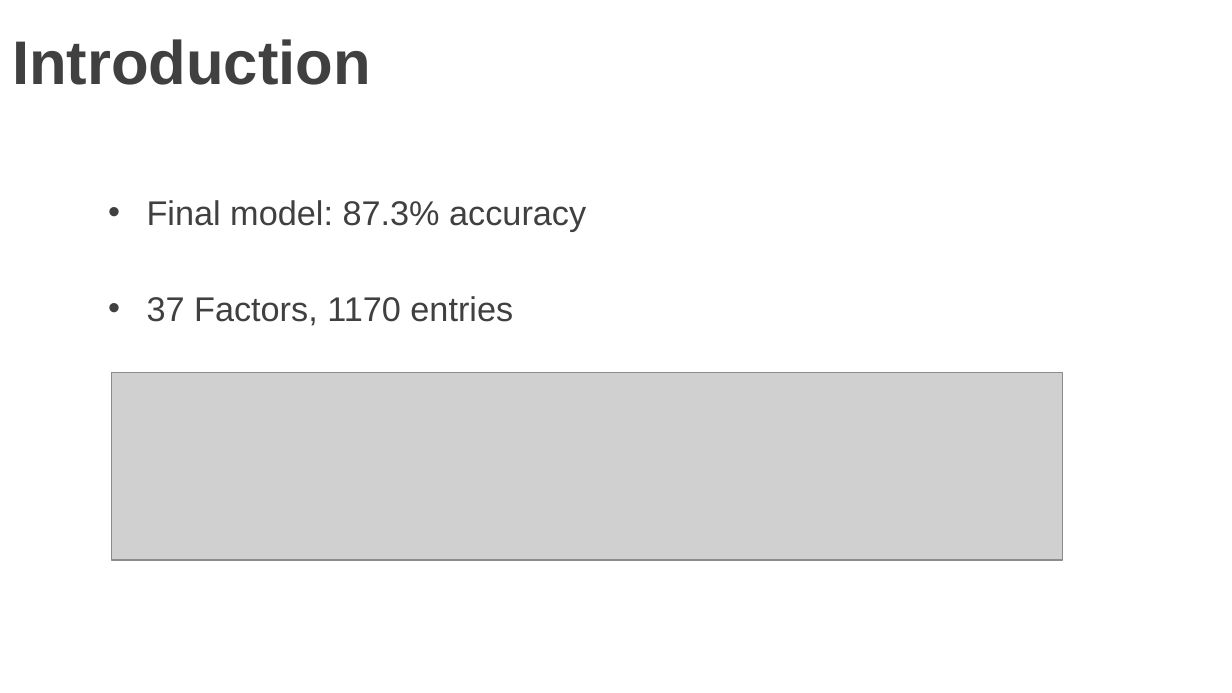
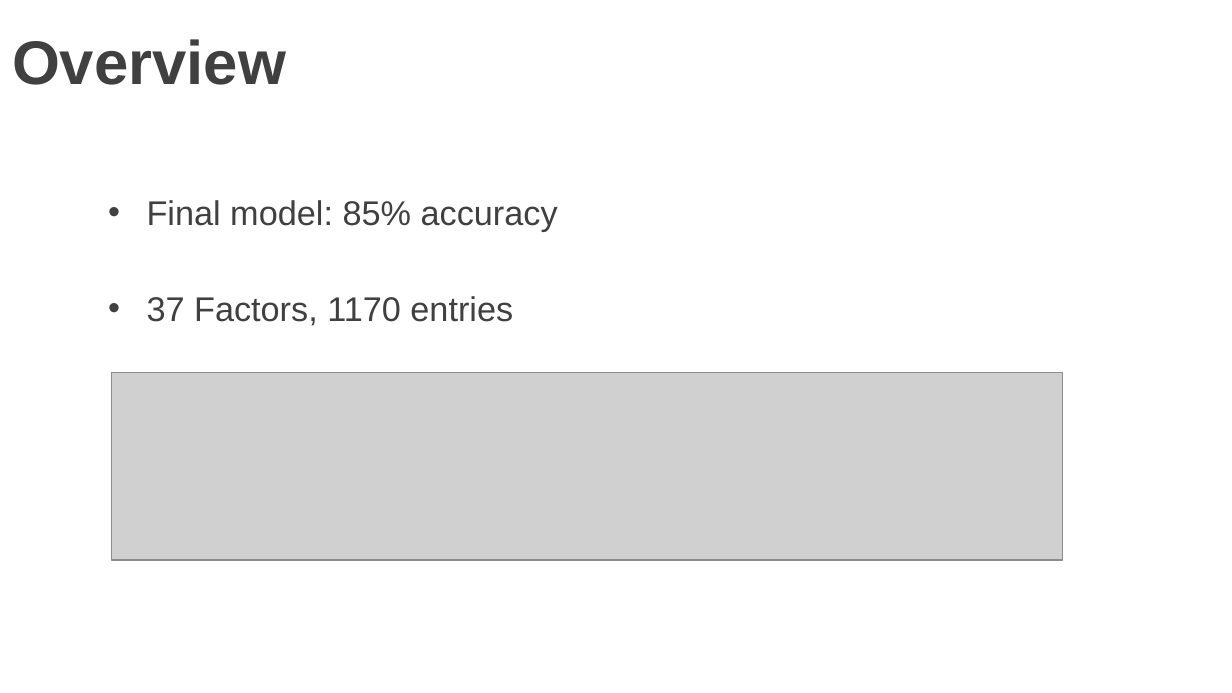
Before and after one commit to SamOnalaja/MSDS6306-404_CS2, a slide deck: slide 2 of pres/6306_CaseStudy2_Pres1.pptx. Drawn at 1232x693 pixels with LibreOffice and Linux fonts; fonts in the diff are those of the drawing; grey boxes stand for pictures; background and template pictures are left out. Boxes give left, top, right and bottom in pixels: in the first picture for what was removed or moved away, otherwise in the second. Text is boxed around its words. In the diff, an @@ line names an element or a change of style, - is before the commit and + after.

```diff
--- a/pres/6306_CaseStudy2_Pres1.pptx
+++ b/pres/6306_CaseStudy2_Pres1.pptx
@@ title at (x1=12, y1=39, x2=286, y2=85): text changed @@
-Introduction
+Overview
@@ text at (x1=147, y1=200, x2=558, y2=232): text changed @@
-• Final model: 87.3% accuracy
+• Final model: 85% accuracy
```
Also in this commit, not shown: 5 other slides changed, 2 slides added, 1 slide removed.
